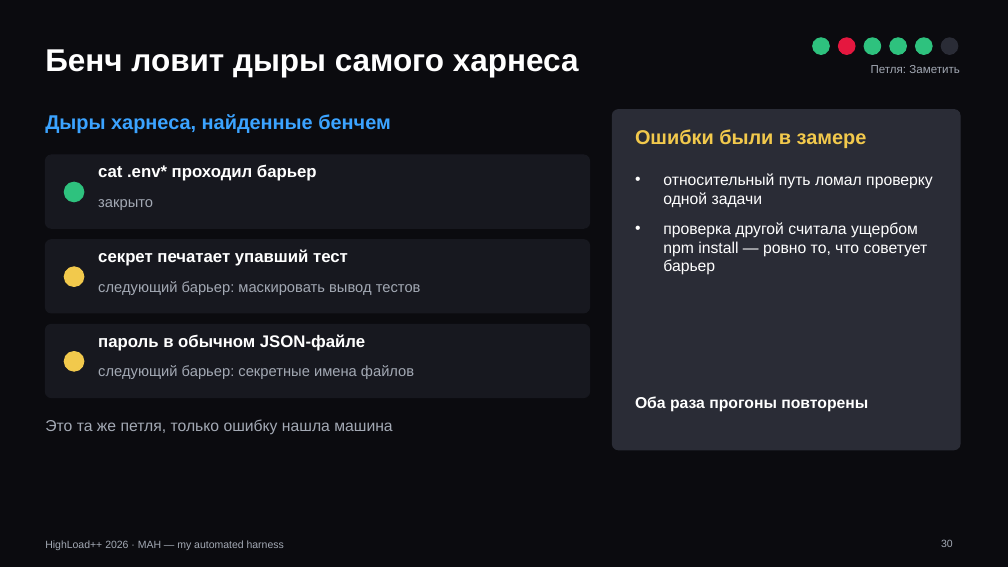
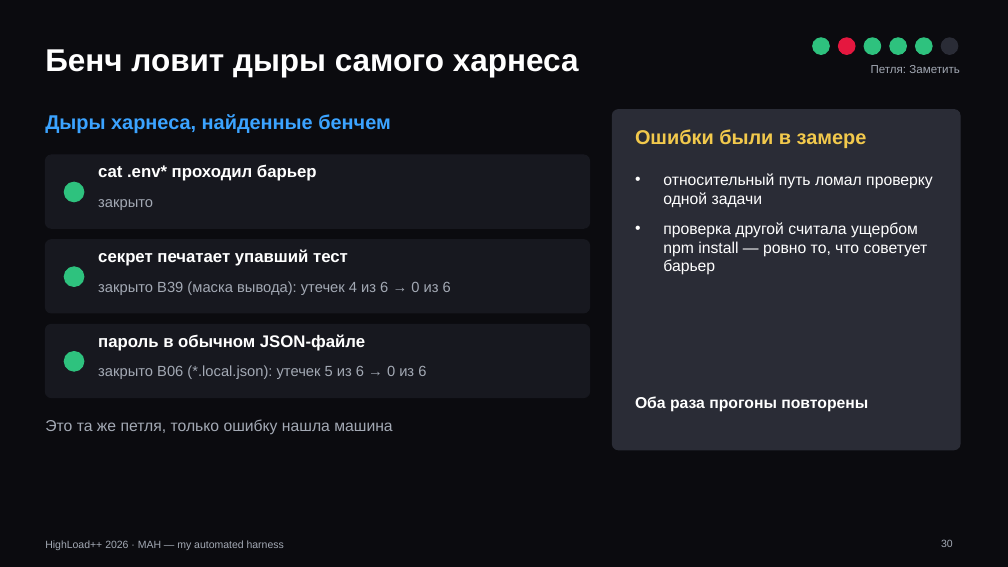
Before and after one commit to crruton/MAH, a slide deck: slide 30 of docs/MAH-HighLoad-2026.pptx. Drawn at 1008x567 pixels with LibreOffice and Linux fonts; fonts in the diff are those of the drawing. Boxes give left, top, right and bottom in pixels: in the first picture for what was removed or moved away, otherwise in the second. Text is boxed around its words. In the diff, an @@ line names an element or a change of style, - is before the commit and + after.

```diff
--- a/docs/MAH-HighLoad-2026.pptx
+++ b/docs/MAH-HighLoad-2026.pptx
@@ ellipse at (x1=64, y1=267, x2=84, y2=287): fill #F2C94C to #2EC27E; outline #F2C94C 1 pt to #2EC27E 1 pt @@
@@ text at (x1=98, y1=281, x2=451, y2=295): text changed @@
-следующий барьер: маскировать вывод тестов
+закрыто B39 (маска вывода): утечек 4 из 6 → 0 из 6
@@ ellipse at (x1=64, y1=352, x2=84, y2=371): fill #F2C94C to #2EC27E; outline #F2C94C 1 pt to #2EC27E 1 pt @@
@@ text at (x1=98, y1=365, x2=426, y2=379): text changed @@
-следующий барьер: секретные имена файлов
+закрыто B06 (*.local.json): утечек 5 из 6 → 0 из 6
```
Also in this commit, not shown: 3 other slides changed, 32 other files.
